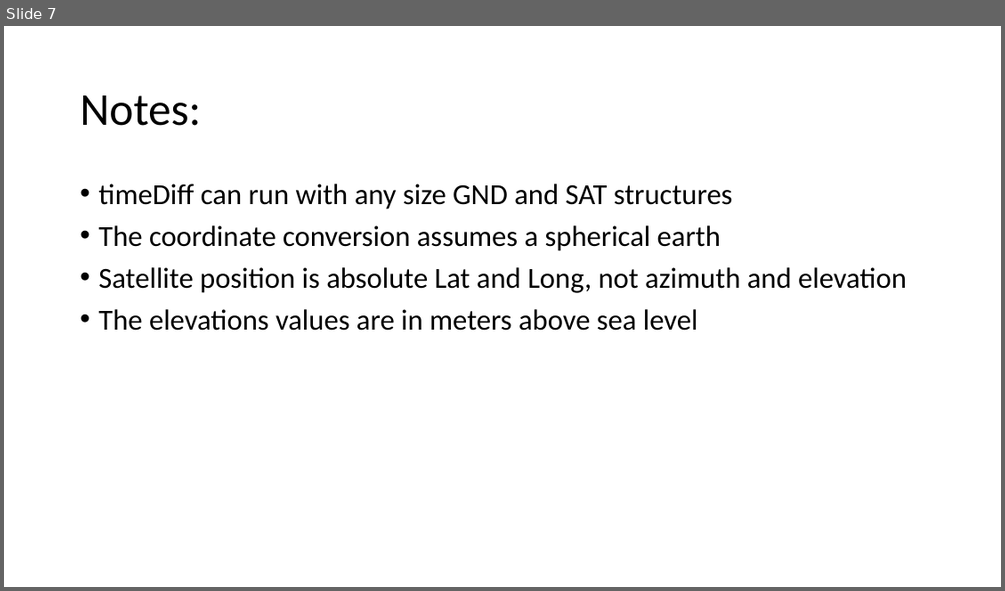
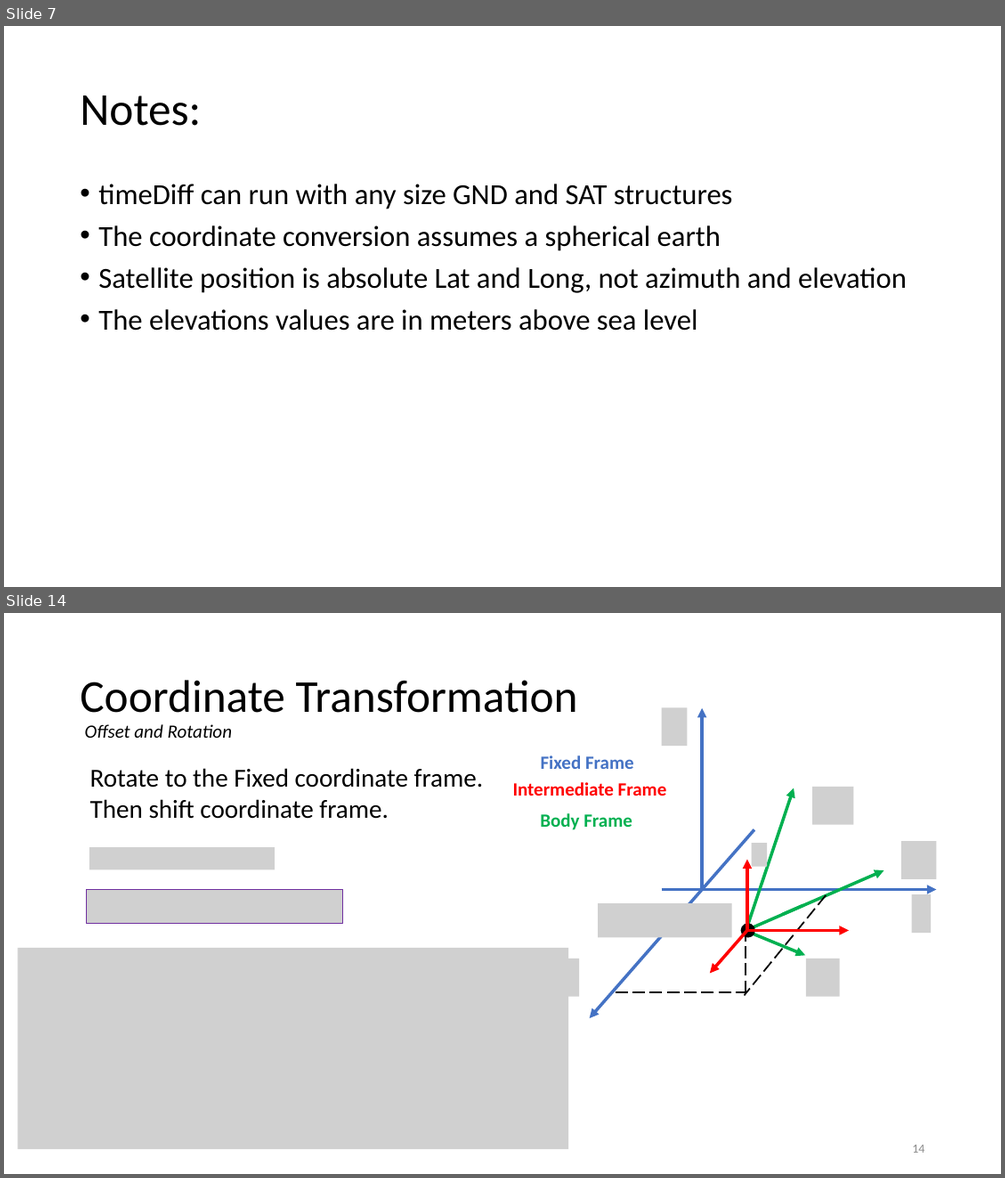
Before and after one commit to MSD-LASSO/FeasibilityStudies, a slide deck: TdoaSim/TDoA Flowchart.pptx. Shown one above the other, each under a label of ours: slide 7 before the commit, slides 7 and 14 after it; the slides between them are not shown. The pictures are 1005x591 and 1005x1178 pixels, drawn with LibreOffice and Linux fonts; fonts in the diff are those of the drawing; grey boxes stand for pictures; background and template pictures are left out. Boxes give left, top, right and bottom in pixels: in the first picture for what was removed or moved away, otherwise in the second. Text is boxed around its words. In the diff, an @@ line names an element or a change of style, - is before the commit and + after.

```diff
--- a/TdoaSim/TDoA Flowchart.pptx
+++ b/TdoaSim/TDoA Flowchart.pptx
@@ slide 14 added at <box>4,613,1001,1174</box>, background #FFFFFF @@
@@ title added at <box>80,680,578,713</box>, 44 pt, text #000000 @@
+Coordinate Transformation
@@ text added at <box>85,724,233,738</box>, 18 pt, text #000000, italic @@
+Offset and Rotation
@@ text added at <box>90,768,484,819</box>, 25 pt, text #000000 @@
+Rotate to the Fixed coordinate frame.
+Then shift coordinate frame.
@@ text added at <box>541,755,634,769</box>, 18 pt, text #4472C4, bold @@
+Fixed Frame
@@ text added at <box>513,782,667,795</box>, 18 pt, text #FF0000, bold @@
+Intermediate Frame
@@ text added at <box>540,813,632,830</box>, 18 pt, text #00B050, bold @@
+Body Frame
@@ picture added at <box>89,847,275,869</box> @@
@@ group added at <box>710,843,849,973</box>: 3 arrows, 1 picture @@
@@ picture added at <box>86,890,343,924</box> @@
@@ picture added at <box>17,948,568,1149</box> @@
@@ group added at <box>561,707,937,1018</box>: 7 pictures, 6 arrows, 4 lines, 1 ellipse @@
@@ page number added at <box>912,1144,924,1152</box>, 12 pt, text #8C8C8C @@
+14
```
Also in this commit, not shown: 30 other slides added, 7 other files.
